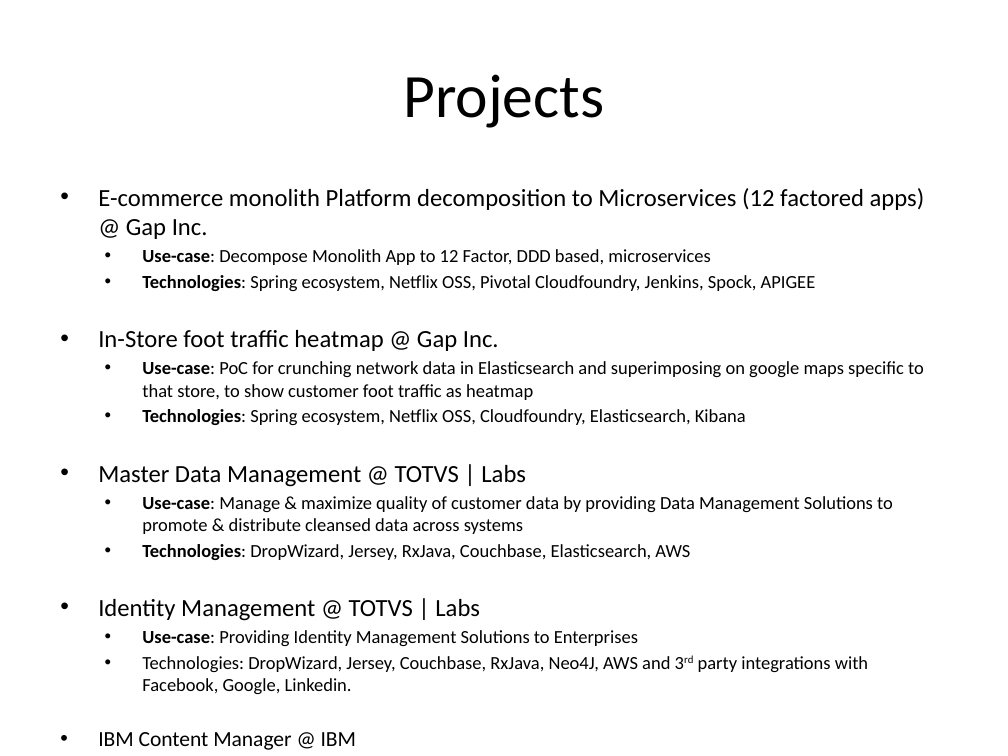
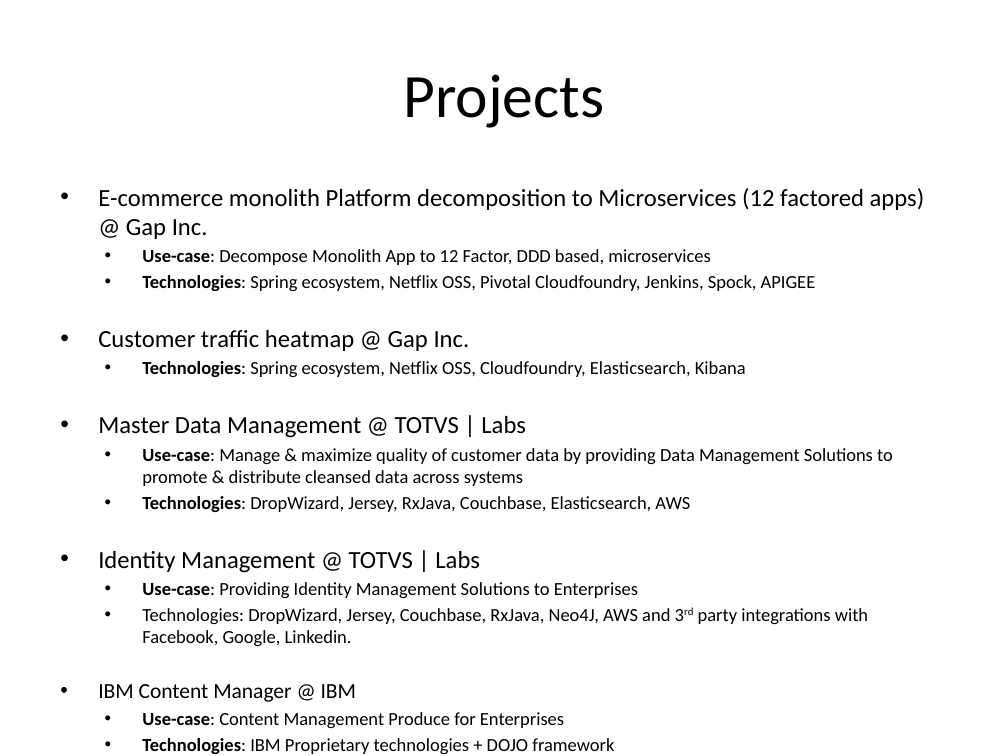
Before and after one commit to rumeshnw/enterprise-twitter, a slide deck: slide 3 of docs/CraftDemo.pptx. Drawn at 1008x756 pixels with LibreOffice and Linux fonts; fonts in the diff are those of the drawing. Boxes give left, top, right and bottom in pixels: in the first picture for what was removed or moved away, otherwise in the second. Text is boxed around its words. In the diff, an @@ line names an element or a change of style, - is before the commit and + after.

Commit message:
Updating stuff in powerpoint

```diff
--- a/docs/CraftDemo.pptx
+++ b/docs/CraftDemo.pptx
@@ text at [98, 330, 470, 351]: text changed; size 13.2 to 17.6 pt @@
-• In-Store foot traffic heatmap @ Gap Inc.
-    • Use-case: PoC for crunching network data in Elasticsearch and superimposing on google maps specific to that store, to show customer foot traffic as heatmap
+• Customer traffic heatmap @ Gap Inc.
```
